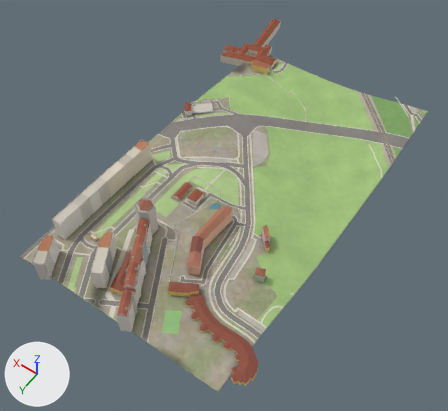
Two versions of the glTF model public/tiles/norte/t_7_3.glb, one commit apart.
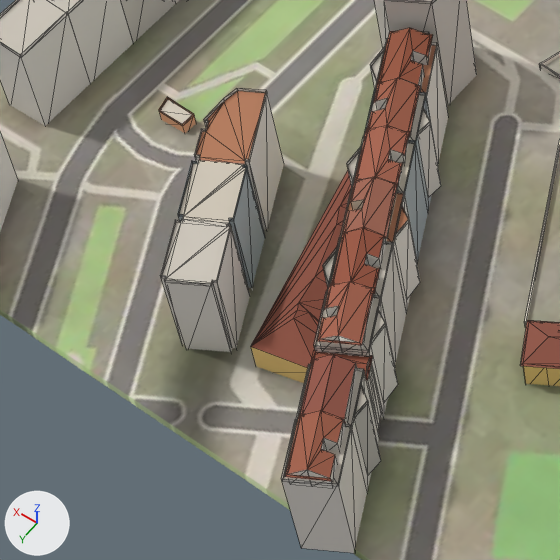
Old and new are each drawn whole from a camera (50 mm lens) standing at (1469.0, 3601.0, 652.0) and looking at (1757.0, 3198.0, 18.0) and again close up on the part from 12% to 39% of the width and 52% to 81% of the height. Arrows for +X, +Y and +Z are at lower left; the lights stay in place. The first two pictures are the older version. The close-ups show mesh edges as thin lines. Where no turn or scale is listed for an object, it has been applied to the vertices. Vertices at exactly the same position are counted once.

Names of what the first close-up shows: 'buildings', 'terrain'.
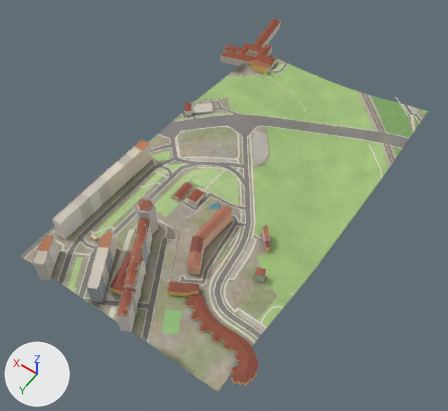
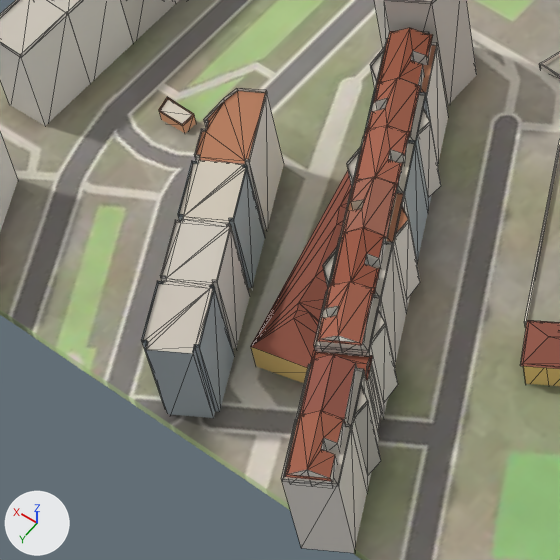
Where the change shows, as pixel boxes (x1, y1, x2, y2) in the close-ups (560 x 560 px):
```json
{"part": 1, "of": "me_buildings", "change": "added", "after": [142, 280, 234, 418]}
{"part": 2, "of": "me_buildings", "change": "built on", "before": [164, 276, 232, 352]}
{"part": 3, "of": "me_buildings", "change": "edited", "before": [0, 0, 560, 553], "after": [0, 0, 560, 553], "on screen": "looks the same"}
```

Edits to the scene script, one JSON object a line:
```json
{"block": "me_buildings", "where": "# used by ob_buildings; location = (1760.9, 3131.5, 62.3)"}
{"op": "remove", "block": "me_buildings", "code": "me_buildings.from_pydata(...)  # 2308 vertices, 2993 faces; spans x -174.0..174.0, y -293.0..293.0, z -42.0..42.0"}
{"op": "add", "block": "me_buildings", "code": "me_buildings.from_pydata(...)  # 2340 vertices, 3037 faces; spans x -174.0..174.0, y -293.0..293.0, z -42.0..42.0"}
{"block": "me_buildings", "change": "me_buildings part 1: a new loose piece of 34 vertices spanning x 8.0..27.0, y 261.0..282.0, z -8.0..26.0, in mat_buildings"}
{"block": "me_buildings", "change": "me_buildings part 2"}
{"block": "me_buildings", "change": "2 vertices are removed from x 17.0..27.0, y 261.0..266.0, z 25.0"}
{"block": "me_buildings", "change": "12 faces are deleted"}
{"block": "me_buildings", "change": "6 new faces join them"}
{"block": "me_buildings", "change": "me_buildings part 3: 2971 kept faces spanning x -174.0..174.0, y -293.0..293.0, z -42.0..42.0 get new vertex colours"}
{"block": "me_buildings", "change": "other edits to the shape of me_buildings do not show in these pictures"}
```
